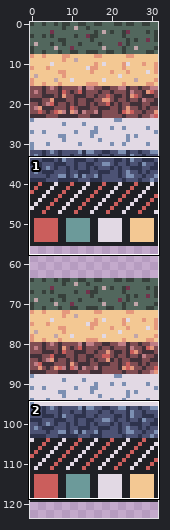
Sprite sheet -- public/world-sprite.png. Above: a wide view before the commit, with the close-up outlined.
Close-up. Before the edit:
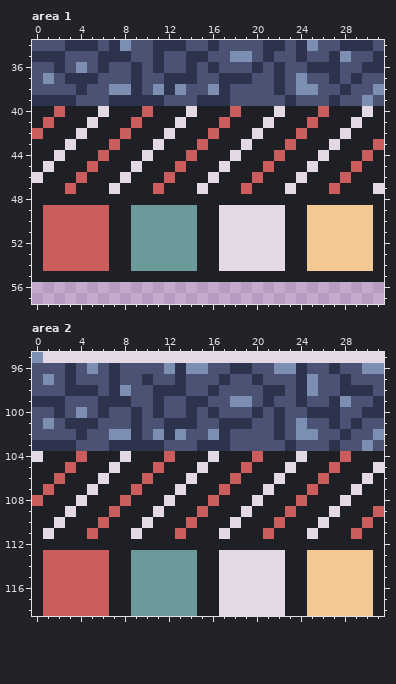
The file is 32x128 pixels. Shown: area 1: x 0..31, y 34..57; area 2: x 0..31, y 95..118. The wide view leaves out empty margins.
After:
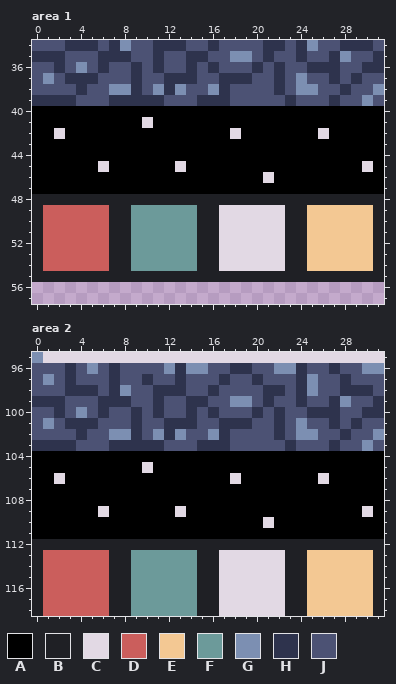
Palette (. is transparent): A #000000  B #1f2025  C #e2d9e4  D #cb5e5c  E #f3c893  F #6c9a9a  G #7c8fb2  H #2e334d  J #4c5274
The commit says: feat: render limits of world and collisions
Edits made:
Area 1:
Colour A replaces colour B in row 40 at x 0 to 1, 3 to 5, 7 to 9, 11 to 13, 15 to 17, 19 to 21, 23 to 25, 27 to 29 and 31; in row 41 at x 0, 2 to 4, 6 to 8, 11 to 12, 14 to 16, 18 to 20, 22 to 24, 26 to 28 and 30 to 31; in row 42 at x 1, 3, 5 to 7, 9 to 11, 13 to 15, 17, 19, 21 to 23, 25, 27 and 29 to 31; in row 43 at x 0 to 2, 4 to 6, 8 to 10, 12 to 14, 16 to 18, 20 to 22, 24 to 26 and 28 to 30; in row 44 at x 0 to 1, 3 to 5, 7 to 9, 11 to 13, 15 to 17, 19 to 21, 23 to 25, 27 to 29 and 31; in row 45 at x 0, 2 to 4, 7 to 8, 10 to 12, 14 to 16, 18 to 20, 22 to 24, 26 to 28 and 31.
Colour A replaces colour B in row 46 at x 1 to 3, 5 to 7, 9 to 11, 13 to 15, 17 to 19, 22 to 23, 25 to 27 and 29 to 31; in row 47 at x 0 to 2, 4 to 6, 8 to 10, 12 to 14, 16 to 18, 20 to 22, 24 to 26 and 28 to 30.
Colour A replaces colour C in row 40 at x 6, 14, 22 and 30; in row 41 at x 5, 13, 21 and 29; in row 42 at x 4, 12, 20 and 28; in row 43 at x 3, 11, 19 and 27; in row 44 at x 2, 10, 18 and 26; in row 45 at x 1, 9, 17 and 25.
Colour A replaces colour C in row 46 at x 0, 8, 16 and 24; in row 47 at x 7, 15, 23 and 31.
Colour A replaces colour D in row 40 at x 2, 10, 18 and 26; in row 41 at x 1, 9, 17 and 25; in row 42 at x 0, 8, 16 and 24; in row 43 at x 7, 15, 23 and 31; in row 44 at x 6, 14, 22 and 30; in row 45 at x 5, 21 and 29.
Colour A replaces colour D in row 46 at x 4, 12, 20 and 28; in row 47 at x 3, 11, 19 and 27.
Colour C replaces colour B in row 41 at x 10; in row 42 at x 2, 18 and 26; in row 45 at x 6 and 30; in row 46 at x 21.
Colour C replaces colour D in row 45 at x 13.
Area 2:
Colour A replaces colour B in row 104 at x 1 to 3, 5 to 7, 9 to 11, 13 to 15, 17 to 19, 21 to 23, 25 to 27 and 29 to 31; in row 105 at x 0 to 2, 4 to 6, 8 to 9, 12 to 14, 16 to 18, 20 to 22, 24 to 26 and 28 to 30; in row 106 at x 0 to 1, 3 to 5, 7 to 9, 11 to 13, 15 to 17, 19 to 21, 23 to 25, 27 to 29 and 31; in row 107 at x 0, 2 to 4, 6 to 8, 10 to 12, 14 to 16, 18 to 20, 22 to 24, 26 to 28 and 30 to 31; in row 108 at x 1 to 3, 5 to 7, 9 to 11, 13 to 15, 17 to 19, 21 to 23, 25 to 27 and 29 to 31; in row 109 at x 0 to 2, 4 to 5, 8 to 10, 12, 14, 16 to 18, 20 to 22, 24 to 26 and 28 to 29.
Colour A replaces colour B in row 110 at x 0 to 1, 3 to 5, 7 to 9, 11 to 13, 15 to 17, 19 to 20, 23 to 25, 27 to 29 and 31; in row 111 at x 0, 2 to 4, 6 to 8, 10 to 12, 14 to 16, 18 to 20, 22 to 24, 26 to 28 and 30 to 31.
Colour A replaces colour C in row 104 at x 0, 8, 16 and 24; in row 105 at x 7, 15, 23 and 31; in row 106 at x 6, 14, 22 and 30; in row 107 at x 5, 13, 21 and 29; in row 108 at x 4, 12, 20 and 28; in row 109 at x 3, 11, 19 and 27.
Colour A replaces colour C in row 110 at x 2, 10, 18 and 26; in row 111 at x 1, 9, 17 and 25.
Colour A replaces colour D in row 104 at x 4, 12, 20 and 28; in row 105 at x 3, 11, 19 and 27; in row 106 at x 10; in row 107 at x 1, 9, 17 and 25; in row 108 at x 0, 8, 16 and 24; in row 109 at x 7, 15, 23 and 31.
Colour A replaces colour D in row 110 at x 6, 14, 22 and 30; in row 111 at x 5, 13, 21 and 29.
Colour C replaces colour B in row 105 at x 10; in row 109 at x 6, 13 and 30; in row 110 at x 21.
Colour C replaces colour D in row 106 at x 2, 18 and 26.
Changed places in both close-ups, as pixel boxes (x1, y1, x2, y2):
changed: (32, 106, 384, 194)
changed: (32, 451, 384, 539)
